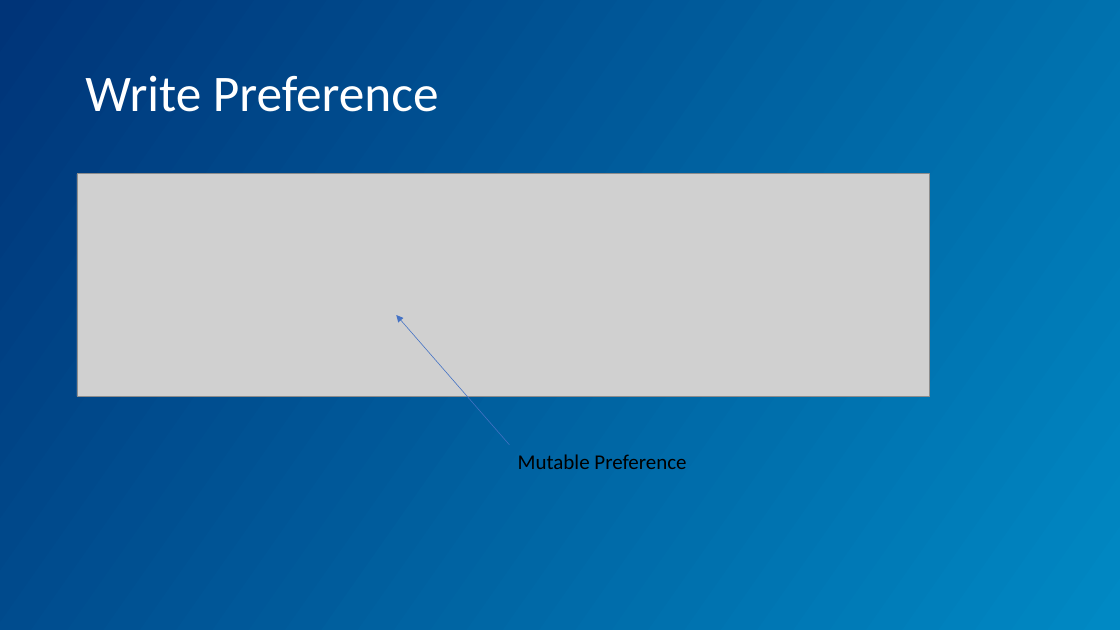
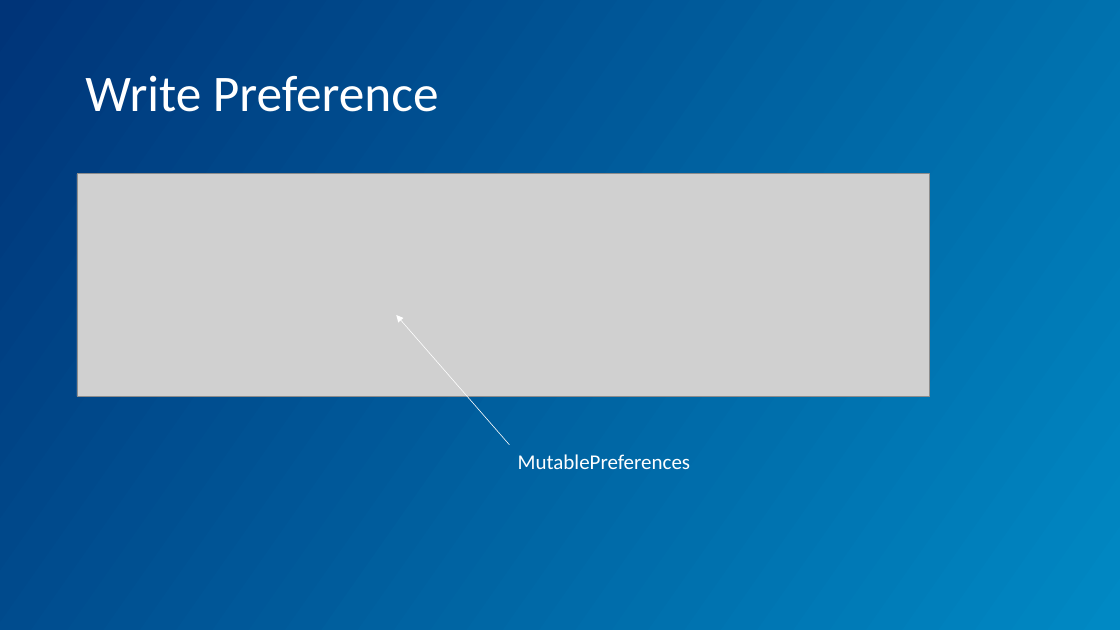
Before and after one commit to pratik-philips/DataStore-Android-Demo, a slide deck: slide 8 of DataStore.pptx. Drawn at 1120x630 pixels with LibreOffice and Linux fonts; fonts in the diff are those of the drawing; grey boxes stand for pictures; background and template pictures are left out. Boxes give left, top, right and bottom in pixels: in the first picture for what was removed or moved away, otherwise in the second. Text is boxed around its words. In the diff, an @@ line names an element or a change of style, - is before the commit and + after.

Commit message:
added apis to clear and remove preference

```diff
--- a/DataStore.pptx
+++ b/DataStore.pptx
@@ arrow (509, 444) - (397, 315): stroke #4472C4 0.5 pt to #FFFFFF 0.5 pt @@
@@ text at [518, 454, 691, 469]: text changed; text colour #000000 to #FFFFFF @@
-Mutable Preference
+MutablePreferences
```
Also in this commit, not shown: 2 other slides changed, 3 slides added, 3 slides removed.
